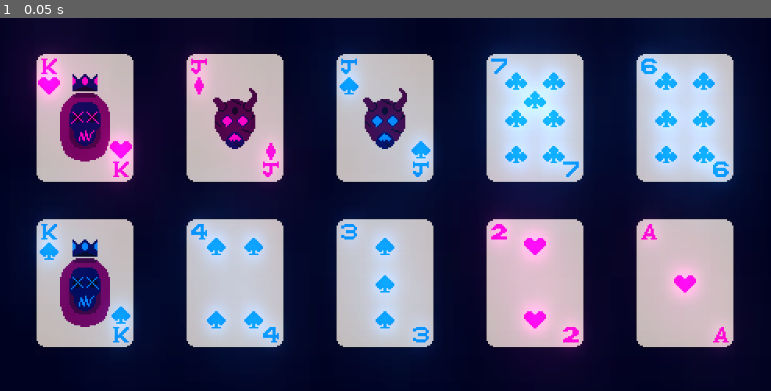
Above: before the commit, frame 1.
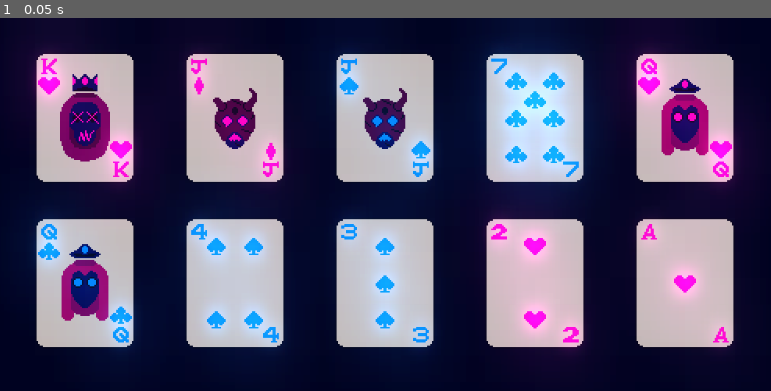
Above: after the commit, the same moment.

Repository: McLovin3/QuipPoker
Game: Godot game, scene res://MainScene.tscn
Two runs of this game, one before a commit and one after it. Both use one fixed random seed, a clock stepped at 60 frames per second and the inputs below.
Inputs:
- Up to frame 1 (0.05 s): no input

The runs differ from the first frame. In frame 1, 4.8% of the frame differs, in the area x 4-96%, y 8-88%.

Commit message:
Added Queen cards

Diff:
--- a/MainScene.tscn
+++ b/MainScene.tscn
@@ -1,19 +1,20 @@
-[gd_scene load_steps=15 format=2]
+[gd_scene load_steps=16 format=2]
 
 [ext_resource path="res://Card/Card.tscn" type="PackedScene" id=1]
 [ext_resource path="res://GlowEffect.tscn" type="PackedScene" id=2]
 [ext_resource path="res://Card/Sprites/Clubs/SevenOfClubs.png" type="Texture" id=3]
 [ext_resource path="res://Card/Sprites/Spades/ThreeOfSpades.png" type="Texture" id=4]
-[ext_resource path="res://Card/Sprites/Spades/KingOfSpades.png" type="Texture" id=5]
+[ext_resource path="res://Card/Sprites/Clubs/QueenOfClubs.png" type="Texture" id=5]
 [ext_resource path="res://Card/Sprites/Hearts/TwoOfHearts.png" type="Texture" id=6]
 [ext_resource path="res://Card/Sprites/Hearts/KingOfHearts.png" type="Texture" id=7]
 [ext_resource path="res://Card/Sprites/Spades/FourOfSpades.png" type="Texture" id=8]
 [ext_resource path="res://Card/Sprites/Diamonds/JackOfDiamonds.png" type="Texture" id=9]
 [ext_resource path="res://Card/Sprites/Hearts/AceOfHearts.png" type="Texture" id=10]
-[ext_resource path="res://Card/Sprites/Clubs/SixOfClubs.png" type="Texture" id=11]
+[ext_resource path="res://Card/Sprites/Faces/Queen.png" type="Texture" id=11]
 [ext_resource path="res://Card/Sprites/Spades/JackOfSpades.png" type="Texture" id=12]
 [ext_resource path="res://Card/Sprites/Faces/King.png" type="Texture" id=13]
 [ext_resource path="res://Card/Sprites/Faces/Jack.png" type="Texture" id=14]
+[ext_resource path="res://Card/Sprites/Hearts/QueenOfHearts.png" type="Texture" id=15]
 
 [node name="Node2D" type="Node2D"]
 
@@ -44,14 +45,15 @@
 position = Vector2( 96, -86 )
 card_value = ExtResource( 3 )
 
-[node name="SixOfClubs" parent="Cards" instance=ExtResource( 1 )]
+[node name="QueenOfHearts" parent="Cards" instance=ExtResource( 1 )]
 position = Vector2( 192, -86 )
-card_value = ExtResource( 11 )
+card_value = ExtResource( 15 )
+card_background = ExtResource( 11 )
 
-[node name="KingOfSpades2" parent="Cards" instance=ExtResource( 1 )]
+[node name="QueenOfClubs" parent="Cards" instance=ExtResource( 1 )]
 position = Vector2( -192, 20 )
 card_value = ExtResource( 5 )
-card_background = ExtResource( 13 )
+card_background = ExtResource( 11 )
 
 [node name="FourOfSpades" parent="Cards" instance=ExtResource( 1 )]
 position = Vector2( -96, 20 )
Binary file added: AsepriteSourceFiles/ClubCards/QueenOfClubs.aseprite
Binary file added: AsepriteSourceFiles/DiamondCards/QueenOfDiamonds.aseprite
Binary file changed: AsepriteSourceFiles/Faces/Queen.aseprite
Binary file added: AsepriteSourceFiles/HeartCards/QueenOfHearts.aseprite
Binary file added: AsepriteSourceFiles/SpadeCards/QueenOfSpades.aseprite
Binary file added: Card/Sprites/Clubs/QueenOfClubs.png
Not shown, added: Card/Sprites/Clubs/QueenOfClubs.png.import
Binary file added: Card/Sprites/Diamonds/QueenOfDiamonds.png
Not shown, added: Card/Sprites/Diamonds/QueenOfDiamonds.png.import
Binary file added: Card/Sprites/Faces/Queen.png
Not shown, added: Card/Sprites/Faces/Queen.png.import
Binary file added: Card/Sprites/Hearts/QueenOfHearts.png
(and 3 more such lines)
